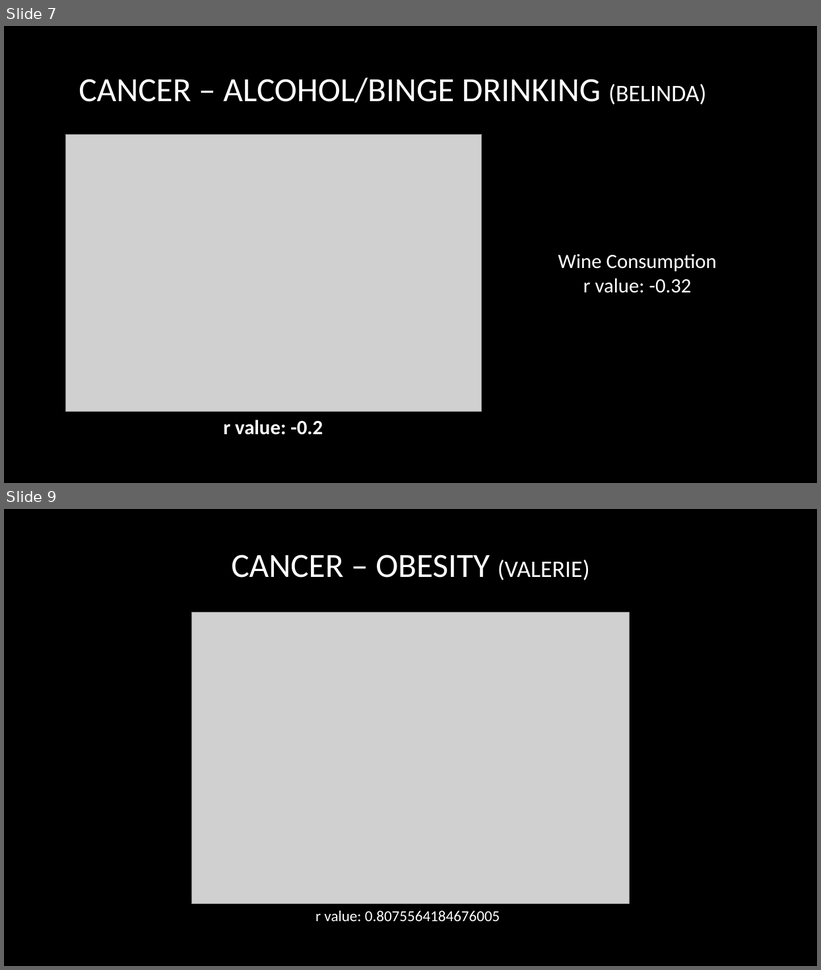
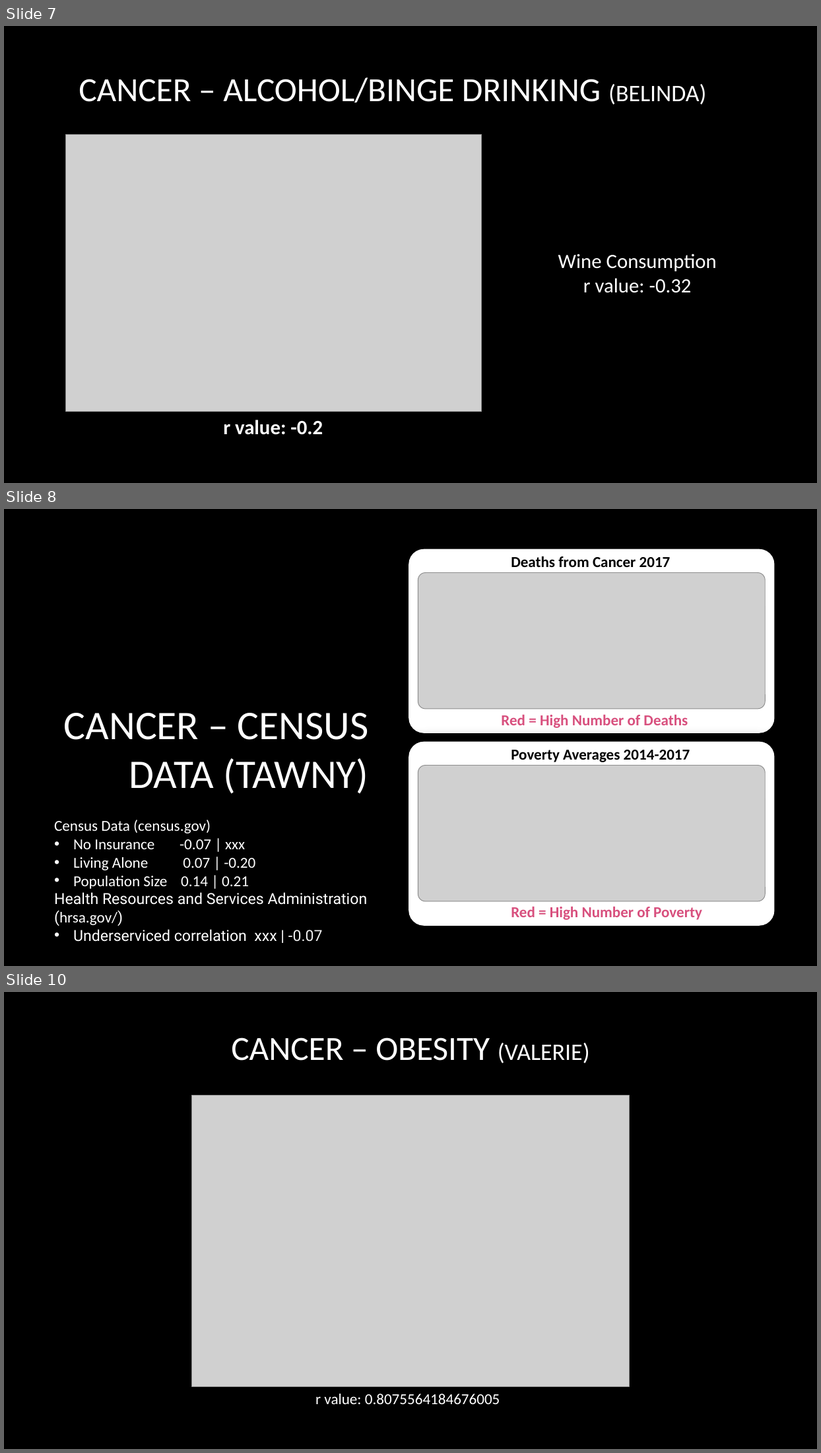
Before and after one commit to Phantogram/Project-BTTV, a slide deck: Project_One_BTTV.pptx. Shown one above the other, each under a label of ours: slides 7 and 9 before the commit, slides 7, 8 and 10 after it; the slides between them are not shown. The pictures are 821x970 and 821x1453 pixels, drawn with LibreOffice and Linux fonts; fonts in the diff are those of the drawing; grey boxes stand for pictures; background and template pictures are left out. Boxes give left, top, right and bottom in pixels: in the first picture for what was removed or moved away, otherwise in the second. Text is boxed around its words. In the diff, an @@ line names an element or a change of style, - is before the commit and + after.

Commit message:
Updating powerpoint

```diff
--- a/Project_One_BTTV.pptx
+++ b/Project_One_BTTV.pptx
@@ slide 8 added at (4,509,817,966), background picture (left out) @@
@@ rounded rectangle added at (411,551,773,731), fill #FFFFFF, outline #FFFFFF 4 pt @@
@@ text added at (511,556,671,567), 18 pt, text #000000, bold @@
+Deaths from Cancer 2017
@@ picture added at (418,573,765,709) @@
@@ title added at (64,713,369,794), 48 pt, text #FFFFFF @@
+CANCER – CENSUS DATA (TAWNY)
@@ text added at (501,715,688,728), 18 pt, text #D8507E, bold @@
+Red = High Number of Deaths
@@ rounded rectangle added at (411,743,773,924), fill #FFFFFF, outline #FFFFFF 4 pt @@
@@ picture added at (418,766,765,902) @@
@@ text added at (511,750,690,762), 18 pt, text #000000, bold @@
+Poverty Averages 2014-2017
@@ text added at (54,820,368,942), 18 pt, text #FFFFFF @@
+Census Data (census.gov)
+• No Insurance -0.07 | xxx
+• Living Alone 0.07 | -0.20
+• Population Size 0.14 | 0.21
+Health Resources and Services Administration (hrsa.gov/)
+• Underserviced correlation xxx | -0.07
@@ text added at (511,907,702,920), 18 pt, text #D8507E, bold @@
+Red = High Number of Poverty
@@ what was slide 9 is now slide 10 @@
```
Also in this commit, not shown: 1 other slide added, 1 slide removed.
